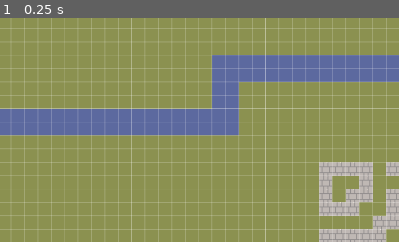
Above: before the commit, frame 1.
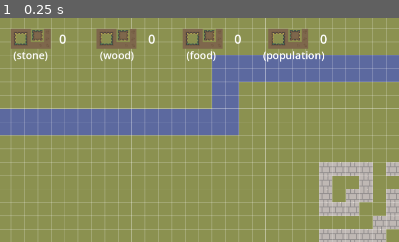
Above: after the commit, the same moment.

Repository: DawoodBhatti/wanna-jam-2025
Game: Godot game, scene res://scenes + scripts/main.tscn
Two runs of this game, one before a commit and one after it. Both use one fixed random seed, a clock stepped at 60 frames per second and the inputs below.
Inputs:
- Up to frame 1 (0.25 s): no input
The pictures show only the part of the screen within x 0-50%, y 0-50%; the shares and areas given below are measured in that part.

The runs differ from the first frame. In frame 1, 3.8% of the frame differs, in the area x 2-82%, y 4-20%.

Commit message:
resource HUD placeholders

Diff:
--- /dev/null
+++ b/scenes + scripts/hud.tscn
@@ -0,0 +1,90 @@
+[gd_scene load_steps=2 format=3 uid="uid://bx2agddqlala4"]
+
+[ext_resource type="Texture2D" uid="uid://bwj5nqm1tn2x0" path="res://assets/prototyping/forestPath_.png" id="1_7eo66"]
+
+[node name="HUD" type="Node2D"]
+
+[node name="ResourceDisplay" type="CanvasLayer" parent="."]
+
+[node name="HBoxContainer" type="HBoxContainer" parent="ResourceDisplay"]
+offset_left = 10.0
+offset_top = 10.0
+offset_right = 832.0
+offset_bottom = 90.0
+size_flags_horizontal = 3
+
+[node name="TextureRect" type="TextureRect" parent="ResourceDisplay/HBoxContainer"]
+layout_mode = 2
+texture = ExtResource("1_7eo66")
+stretch_mode = 1
+
+[node name="Label" type="Label" parent="ResourceDisplay/HBoxContainer"]
+layout_mode = 2
+size_flags_horizontal = 3
+theme_override_font_sizes/font_size = 30
+text = "0"
+
+[node name="TextureRect2" type="TextureRect" parent="ResourceDisplay/HBoxContainer"]
+layout_mode = 2
+texture = ExtResource("1_7eo66")
+stretch_mode = 1
+
+[node name="Label2" type="Label" parent="ResourceDisplay/HBoxContainer"]
+layout_mode = 2
+size_flags_horizontal = 3
+theme_override_font_sizes/font_size = 30
+text = " 0"
+
+[node name="TextureRect3" type="TextureRect" parent="ResourceDisplay/HBoxContainer"]
+layout_mode = 2
+texture = ExtResource("1_7eo66")
+stretch_mode = 1
+
+[node name="Label3" type="Label" parent="ResourceDisplay/HBoxContainer"]
+layout_mode = 2
+size_flags_horizontal = 3
+theme_override_font_sizes/font_size = 30
+text = " 0"
+
+[node name="TextureRect4" type="TextureRect" parent="ResourceDisplay/HBoxContainer"]
+layout_mode = 2
+texture = ExtResource("1_7eo66")
+stretch_mode = 1
+
+[node name="Label4" type="Label" parent="ResourceDisplay/HBoxContainer"]
+layout_mode = 2
+size_flags_horizontal = 3
+theme_override_font_sizes/font_size = 30
+text = " 0"
+
+[node name="Label" type="Label" parent="ResourceDisplay"]
+offset_left = 32.0
+offset_top = 72.0
+offset_right = 115.0
+offset_bottom = 107.0
+theme_override_font_sizes/font_size = 25
+text = "(stone)"
+
+[node name="Label2" type="Label" parent="ResourceDisplay"]
+offset_left = 240.0
+offset_top = 72.0
+offset_right = 322.0
+offset_bottom = 107.0
+theme_override_font_sizes/font_size = 25
+text = "(wood)"
+
+[node name="Label3" type="Label" parent="ResourceDisplay"]
+offset_left = 632.0
+offset_top = 72.0
+offset_right = 780.0
+offset_bottom = 107.0
+theme_override_font_sizes/font_size = 25
+text = "(population)"
+
+[node name="Label4" type="Label" parent="ResourceDisplay"]
+offset_left = 448.0
+offset_top = 72.0
+offset_right = 519.0
+offset_bottom = 107.0
+theme_override_font_sizes/font_size = 25
+text = "(food)"
--- a/scenes + scripts/main.tscn
+++ b/scenes + scripts/main.tscn
@@ -1,8 +1,9 @@
-[gd_scene load_steps=4 format=3 uid="uid://bheh55hbd2ieh"]
+[gd_scene load_steps=5 format=3 uid="uid://bheh55hbd2ieh"]
 
 [ext_resource type="Script" uid="uid://bt5j7p6rjr1ym" path="res://scenes + scripts/camera_2d.gd" id="1_omw12"]
 [ext_resource type="PackedScene" uid="uid://c7jrfhubnbn7l" path="res://scenes + scripts/basegrid.tscn" id="2_63egc"]
 [ext_resource type="PackedScene" uid="uid://tqgnwluqeybe" path="res://scenes + scripts/resource_control.tscn" id="3_7axa7"]
+[ext_resource type="PackedScene" uid="uid://bx2agddqlala4" path="res://scenes + scripts/hud.tscn" id="4_63egc"]
 
 [node name="main" type="Node2D"]
 
@@ -12,3 +13,5 @@
 [node name="Tiles" parent="." instance=ExtResource("2_63egc")]
 
 [node name="ResourceControl" parent="." instance=ExtResource("3_7axa7")]
+
+[node name="HUD" parent="." instance=ExtResource("4_63egc")]
--- a/scenes + scripts/resource_control.gd
+++ b/scenes + scripts/resource_control.gd
@@ -1,5 +1,13 @@
 extends Node2D
 
+var stone_count : int = 0
+var wood_count : int = 0
+var food_count : int = 0
+var pop_count : int = 0
 
 func _ready() -> void:
-	print("i am the resource controller, hello :)")
+	print("initial resources: ")
+	print("stone: ", stone_count)
+	print("wood: ", wood_count)
+	print("wood: ", food_count)
+	print("population: ", pop_count)
Binary file added: assets/prototyping/chest.png
Not shown, added: assets/prototyping/chest.png.import
Binary file added: assets/prototyping/food-other.png
Not shown, added: assets/prototyping/food-other.png.import
Binary file added: assets/prototyping/rock-7562944_640.png
Not shown, added: assets/prototyping/rock-7562944_640.png.import
Not shown, added: sources.txt
